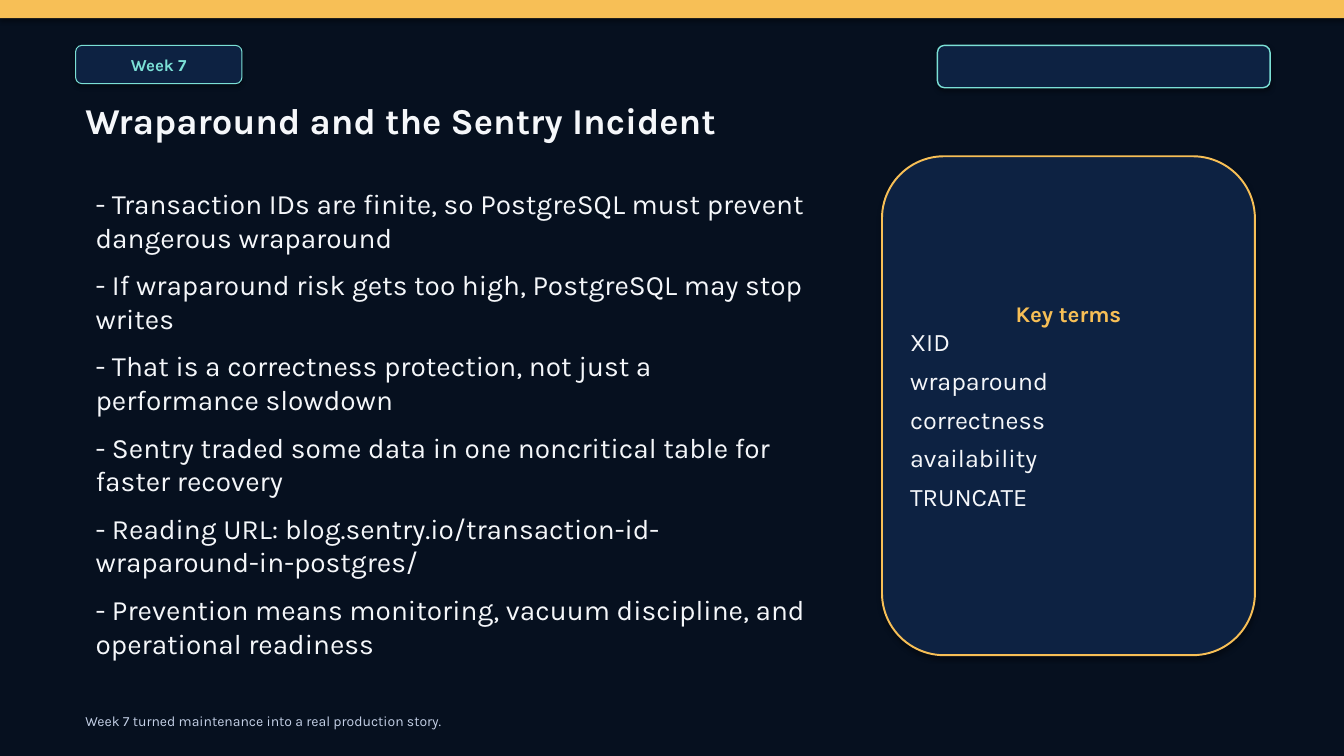
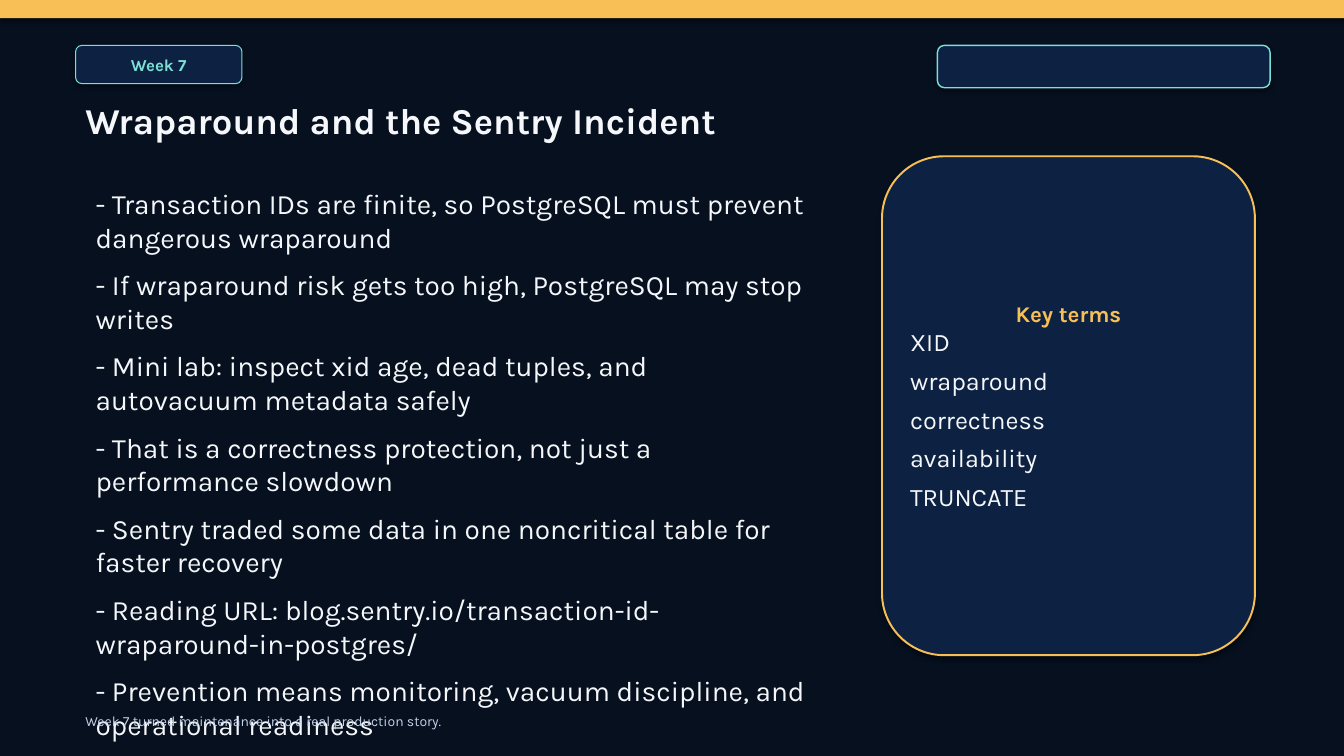
Before and after one commit to lolusername/CST4714_DB_admin, a slide deck: slide 11 of cst4714_weeks1_7_review_with_script.pptx. Drawn at 1344x756 pixels with LibreOffice and Linux fonts; fonts in the diff are those of the drawing. Boxes give left, top, right and bottom in pixels: in the first picture for what was removed or moved away, otherwise in the second. Text is boxed around its words. In the diff, an @@ line names an element or a change of style, - is before the commit and + after.

```diff
--- a/cst4714_weeks1_7_review_with_script.pptx
+++ b/cst4714_weeks1_7_review_with_script.pptx
@@ text at bbox=[96, 356, 647, 417]: paragraph added @@
+- Mini lab: inspect xid age, dead tuples, and autovacuum metadata safely
```
Also in this commit, not shown: 1 other slide changed, 5 other files.
